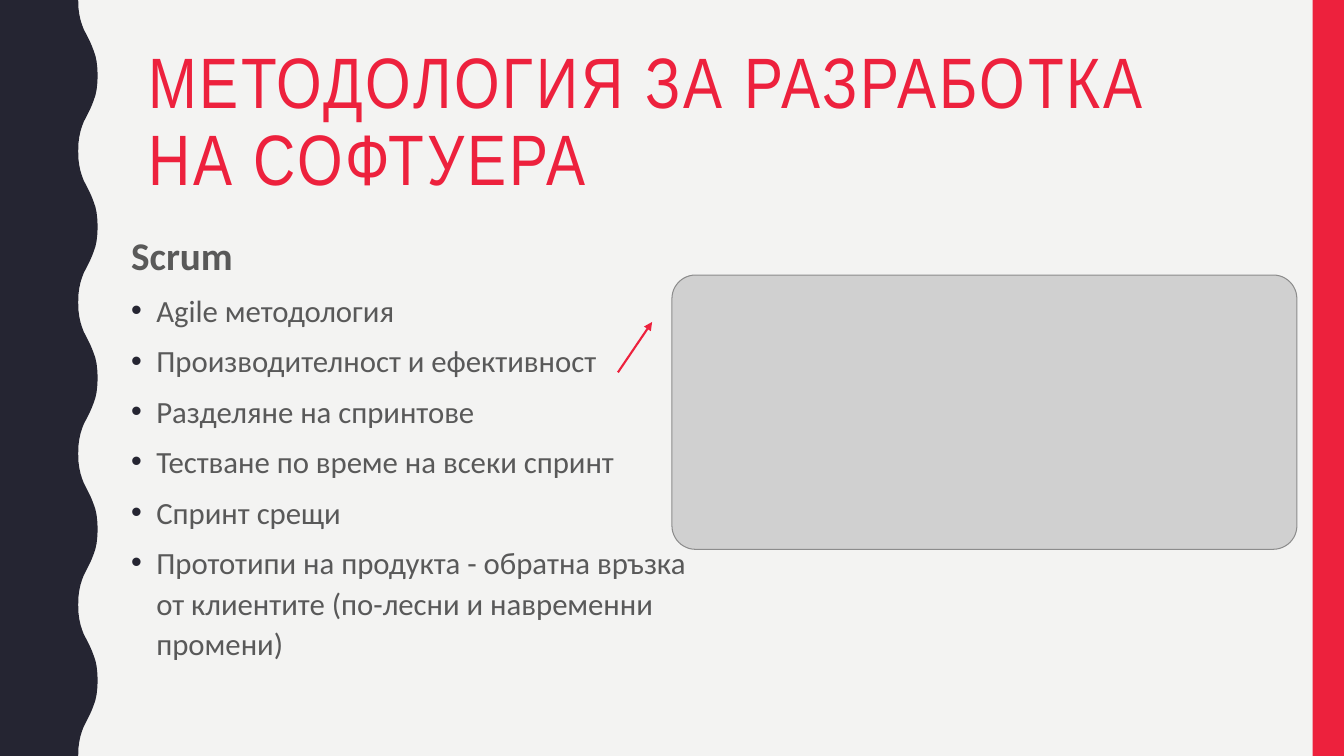
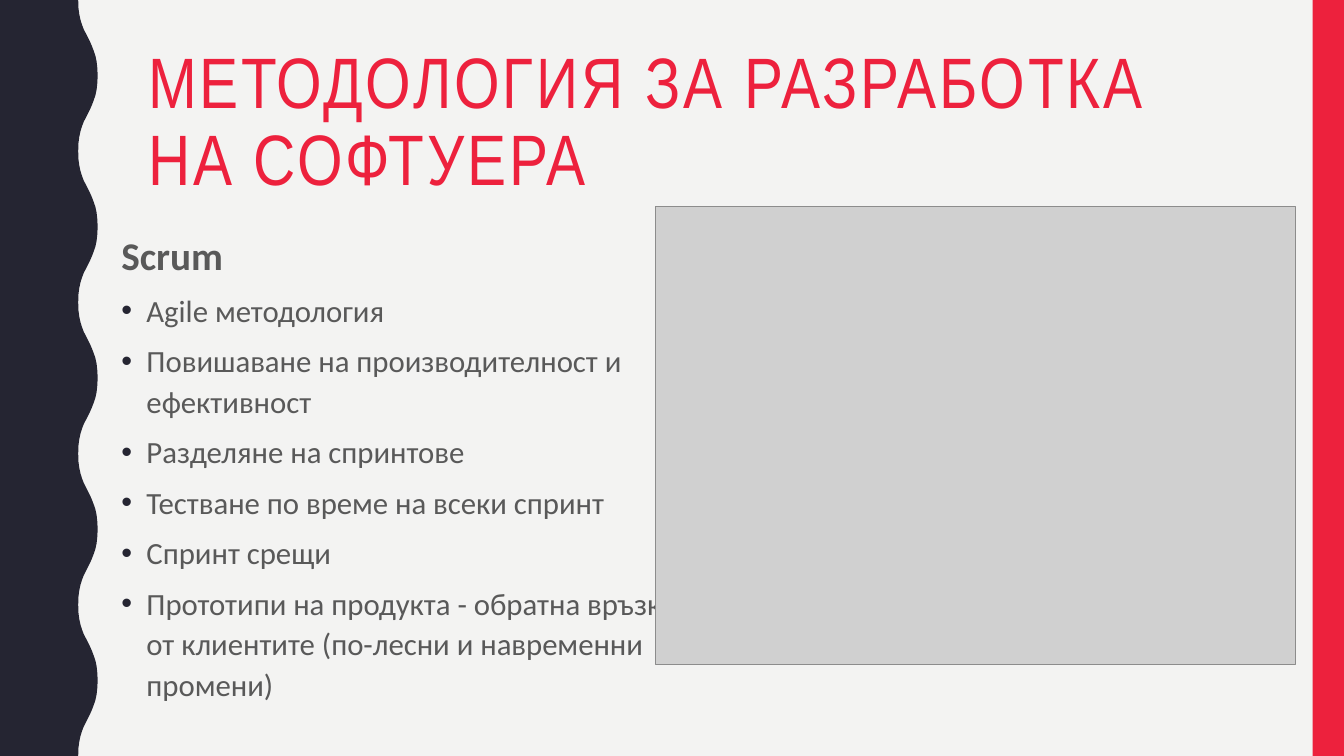
Before and after one commit to viktorpetkov000/SongStar, a slide deck: slide 14 of Система за избор на песен.pptx. Drawn at 1344x756 pixels with LibreOffice and Linux fonts; fonts in the diff are those of the drawing; grey boxes stand for pictures. Boxes give left, top, right and bottom in pixels: in the first picture for what was removed or moved away, otherwise in the second. Text is boxed around its words. In the diff, an @@ line names an element or a change of style, - is before the commit and + after.

```diff
--- a/Система за избор на песен.pptx
+++ b/Система за избор на песен.pptx
@@ picture: place and size @@
-picture at box(673, 275, 1298, 549)
+picture at box(655, 207, 1296, 664)
@@ text "Scrum": place and size @@
-text "Scrum" at box(131, 244, 685, 660)
+text "Scrum" at box(121, 244, 675, 701)
@@ arrow removed from (618, 372) to (652, 322) @@
@@ text at box(146, 352, 622, 418): text changed @@
-• Производителност и ефективност
+• Повишаване на производителност и ефективност
```
Also in this commit, not shown: 2 other slides changed, 4 slides added, 2 slides removed, 1 other file.
